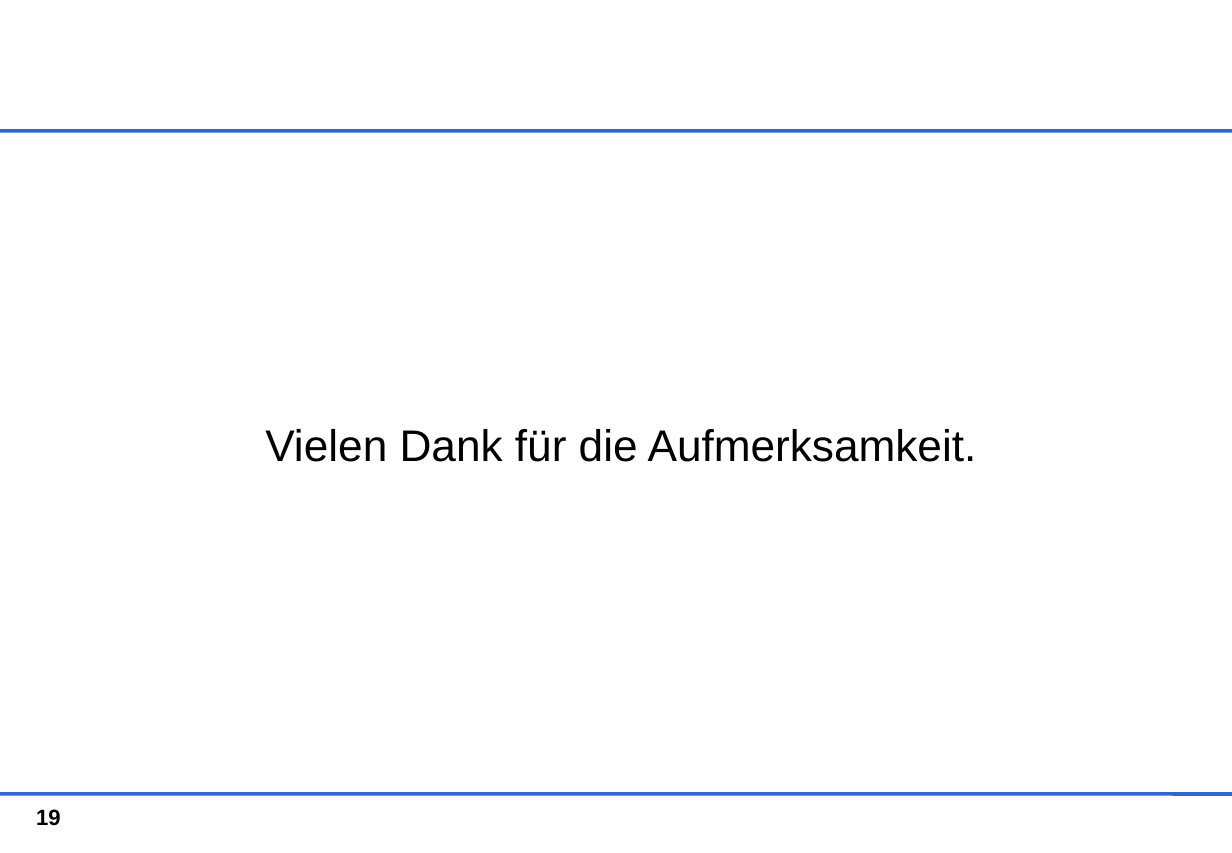
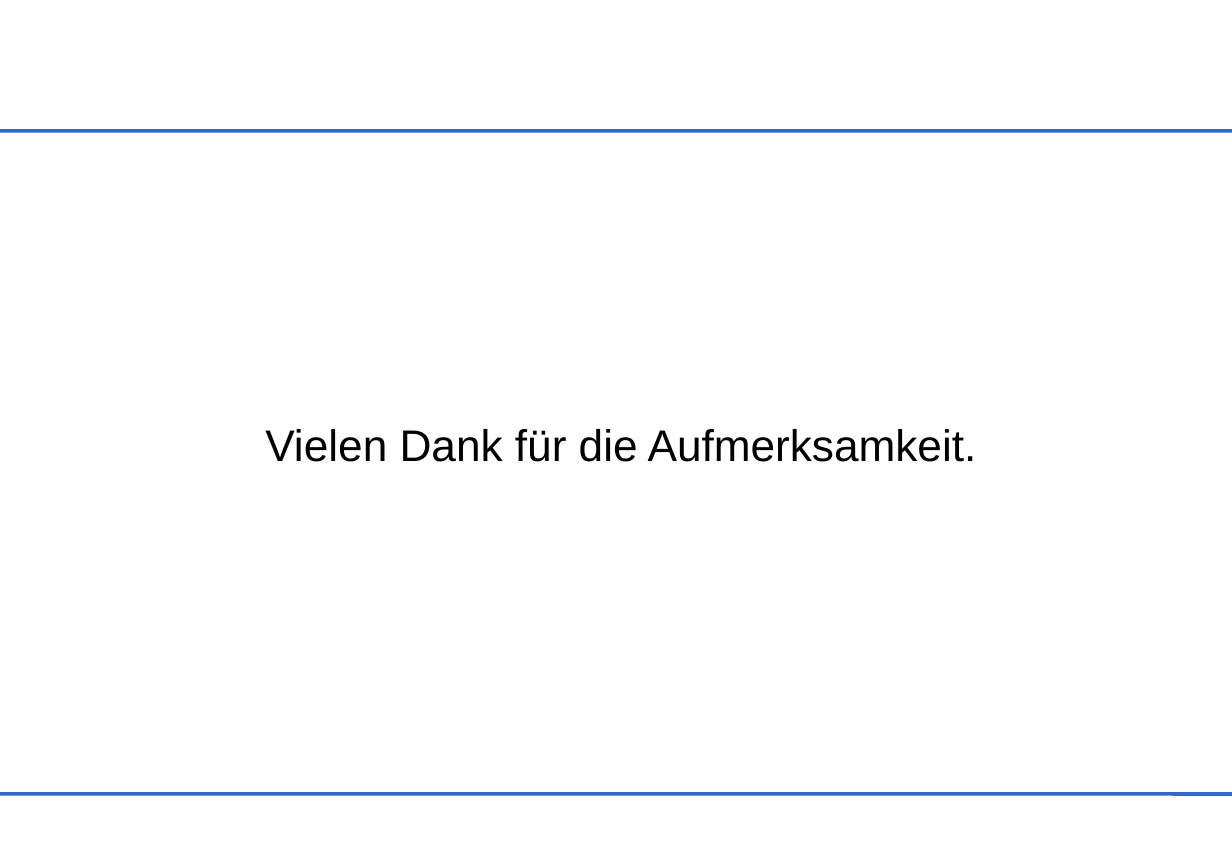
Before and after one commit to BBRUSS/VPJW17G5, a slide deck: slide 15 of 11_Orga/KonzeptG5.ppt (slide 19 before the commit). Drawn at 1232x853 pixels with LibreOffice and Linux fonts; fonts in the diff are those of the drawing; background and template pictures are left out. Boxes give left, top, right and bottom in pixels: in the first picture for what was removed or moved away, otherwise in the second. Text is boxed around its words. In the diff, an @@ line names an element or a change of style, - is before the commit and + after.

```diff
--- a/11_Orga/KonzeptG5.ppt
+++ b/11_Orga/KonzeptG5.ppt
@@ page number removed at [36, 809, 61, 826] @@
-19
```
Also in this commit, not shown: 7 other slides changed, 3 slides added, 7 slides removed.
